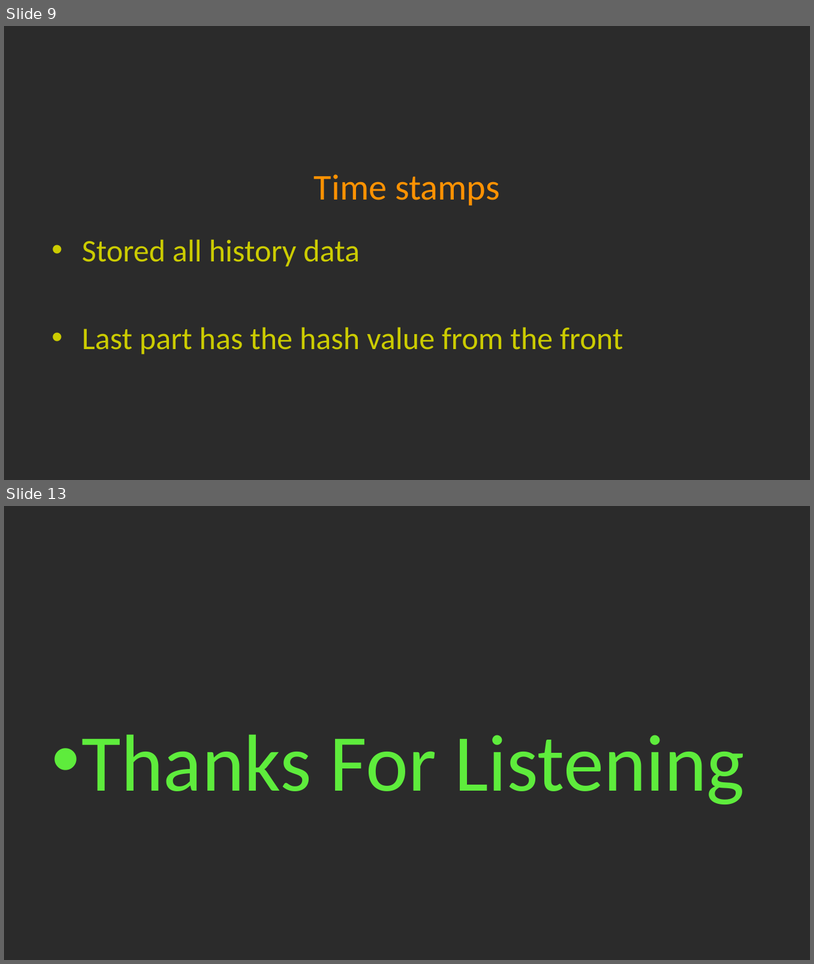
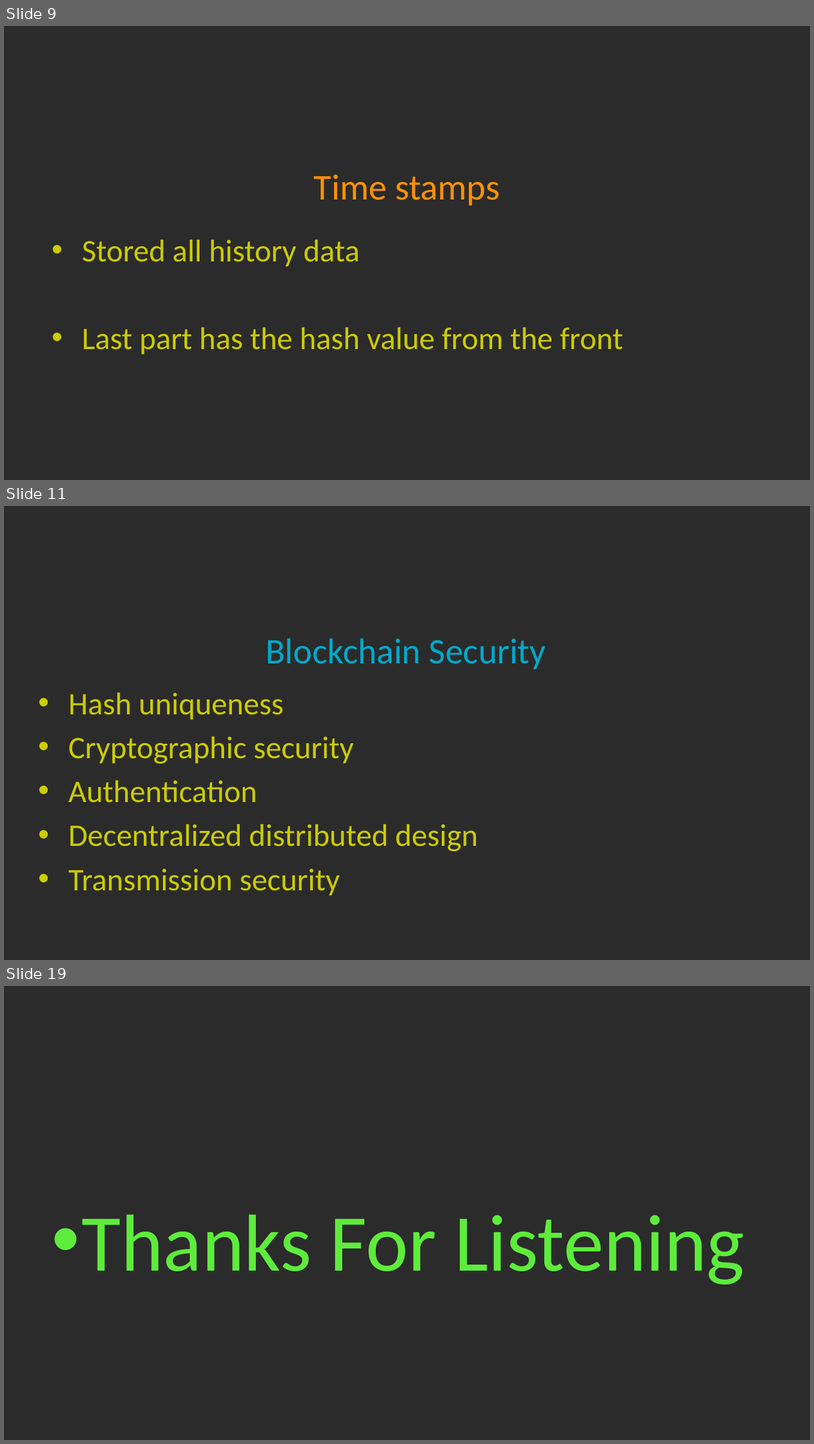
Before and after one commit to LeafLu0315/Presentation, a slide deck: blockchain.pptx. Shown one above the other, each under a label of ours: slides 9 and 13 before the commit, slides 9, 11 and 19 after it; the slides between them are not shown. The pictures are 814x964 and 814x1444 pixels, drawn with LibreOffice and Linux fonts; fonts in the diff are those of the drawing; background and template pictures are left out; a plain dark background stands for a picture behind light text. Boxes give left, top, right and bottom in pixels: in the first picture for what was removed or moved away, otherwise in the second. Text is boxed around its words. In the diff, an @@ line names an element or a change of style, - is before the commit and + after.

Commit message:
security

```diff
--- a/blockchain.pptx
+++ b/blockchain.pptx
@@ slide 11 added at bbox=[4, 506, 810, 960], background picture (left out) @@
@@ title added at bbox=[266, 638, 546, 669], 32 pt, text #00AACC @@
+Blockchain Security
@@ text added at bbox=[68, 692, 478, 895], 28 pt, text #CCCC00 @@
+• Hash uniqueness
+• Cryptographic security
+• Authentication
+• Decentralized distributed design
+• Transmission security
@@ what was slide 13 is now slide 19 @@
```
Also in this commit, not shown: 6 slides changed, 5 other slides added.
